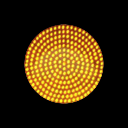
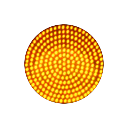
Two versions of the same layered image (128x128). Layer-by-layer changes:
painted on "Layer 4" (1st of 2) over [24, 24, 104, 104]
painted on "Layer 3" over [24, 24, 104, 104]
hid "Layer 1" over [24, 24, 104, 104]
hid "Layer 4" (2nd of 2) over [0, 0, 128, 128]
